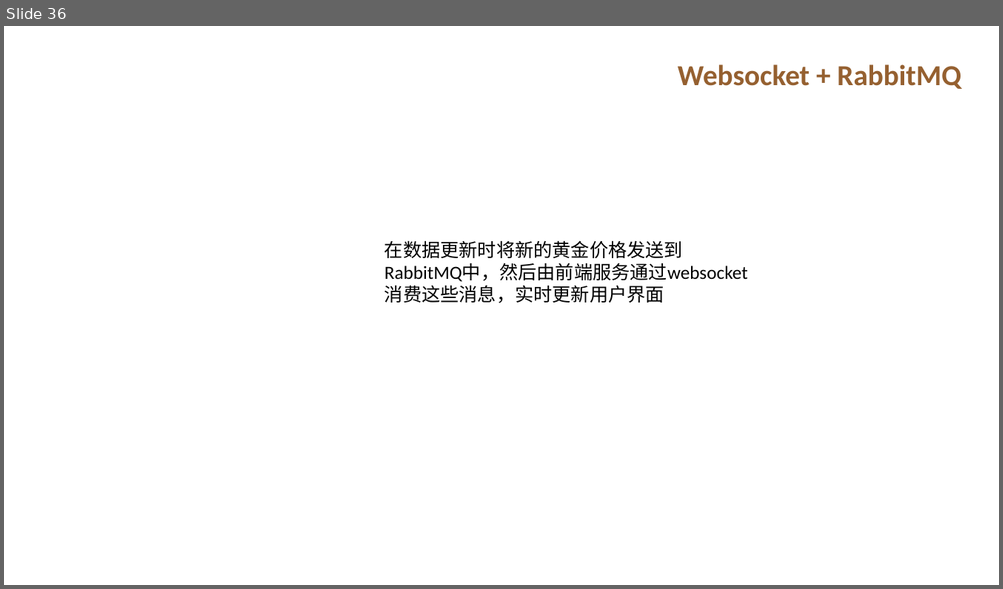
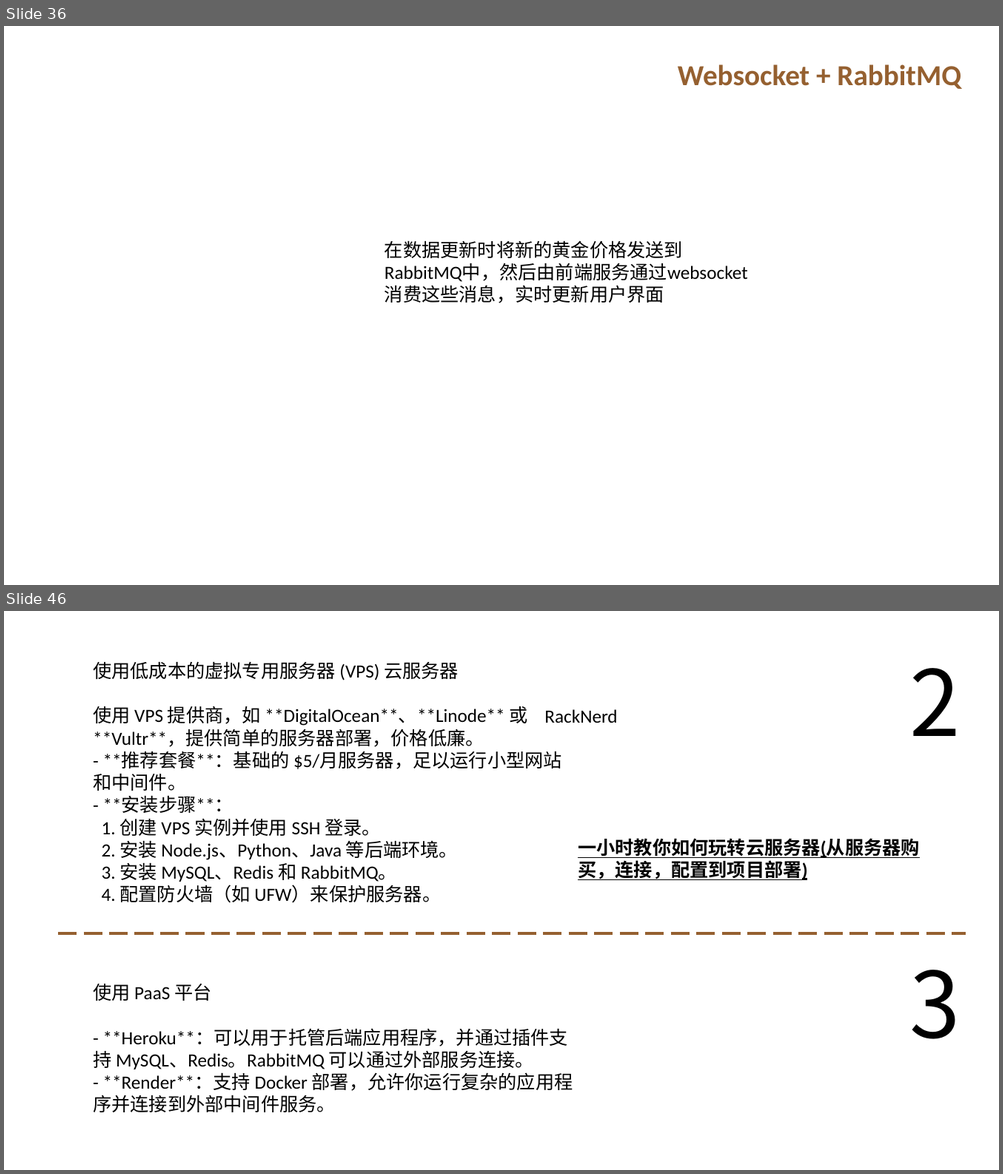
Before and after one commit to 7000qwq/gold, a slide deck: design.pptx. Shown one above the other, each under a label of ours: slide 36 before the commit, slides 36 and 46 after it; the slides between them are not shown. The pictures are 1003x589 and 1003x1174 pixels, drawn with LibreOffice and Linux fonts; fonts in the diff are those of the drawing. Boxes give left, top, right and bottom in pixels: in the first picture for what was removed or moved away, otherwise in the second. Text is boxed around its words. In the diff, an @@ line names an element or a change of style, - is before the commit and + after.

```diff
--- a/design.pptx
+++ b/design.pptx
@@ slide 46 added at <box>4,611,999,1170</box>, background #FFFFFF @@
@@ text added at <box>93,661,562,903</box>, 18 pt, text #000000 @@
+使用低成本的虚拟专用服务器 (VPS) 云服务器
+使用 VPS 提供商，如 **DigitalOcean**、**Linode** 或 **Vultr**，提供简单的服务器部署，价格低廉。
+- **推荐套餐**：基础的 $5/月服务器，足以运行小型网站和中间件。
+- **安装步骤**：
+1. 创建 VPS 实例并使用 SSH 登录。
+2. 安装 Node.js、Python、Java 等后端环境。
+3. 安装 MySQL、Redis 和 RabbitMQ。
+4. 配置防火墙（如 UFW）来保护服务器。
@@ text added at <box>909,668,959,736</box>, 88 pt, text #000000 @@
+2
@@ text added at <box>544,709,617,723</box>, 18 pt, text #000000 @@
+RackNerd
@@ text added at <box>578,838,919,880</box>, 18 pt, text #000000, bold, underline @@
+一小时教你如何玩转云服务器(从服务器购买，连接，配置到项目部署)
@@ line added from (58, 934) to (965, 934), #956030 2.25 pt dashed @@
@@ text added at <box>93,984,573,1113</box>, 18 pt, text #000000 @@
+使用 PaaS 平台
+- **Heroku**：可以用于托管后端应用程序，并通过插件支持 MySQL、Redis。RabbitMQ 可以通过外部服务连接。
+- **Render**：支持 Docker 部署，允许你运行复杂的应用程序并连接到外部中间件服务。
@@ text added at <box>909,970,959,1039</box>, 88 pt, text #000000 @@
+3
```
Also in this commit, not shown: 6 slides changed, 10 other slides added, 33 other files.
